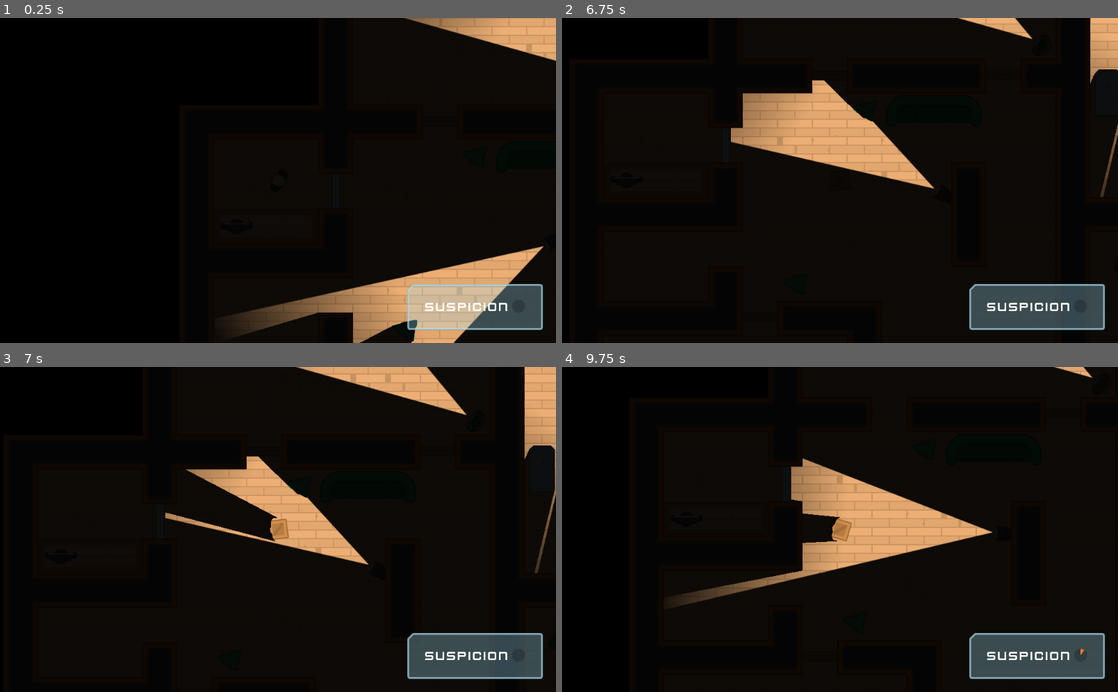
Above: before the commit, frames 1-4 (two rows, left to right).
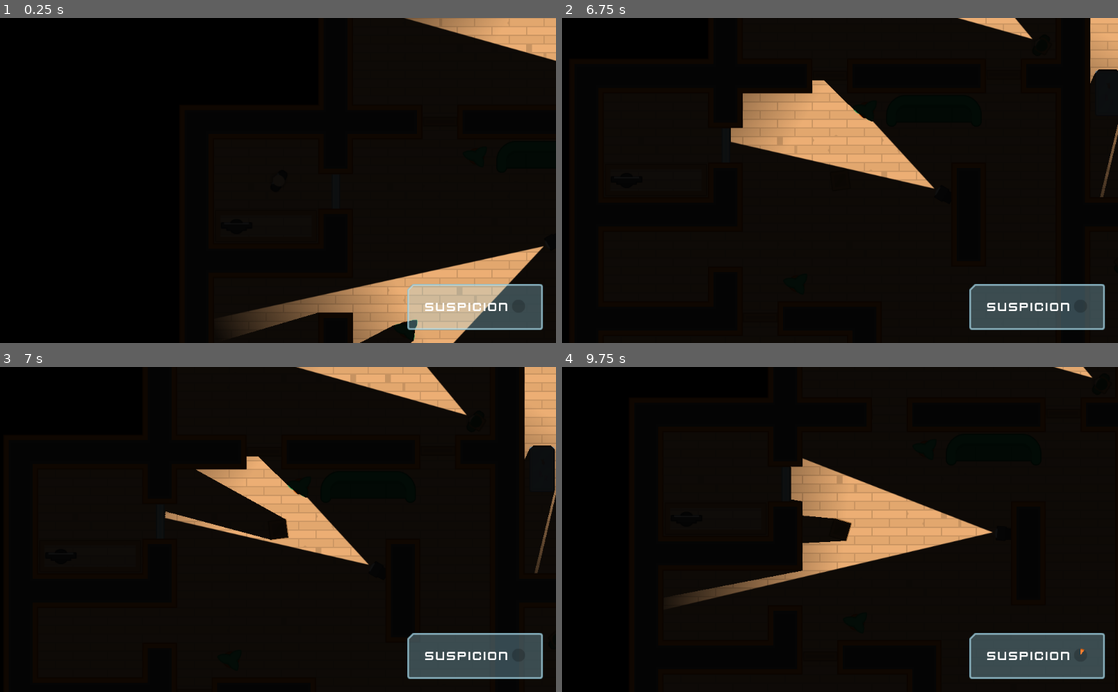
Above: after the commit, the same moments.

Repository: alexandrepeluchi/godot-udemy
Game: Godot game, scene res://Levels/Level1.tscn
Two runs of this game, one before a commit and one after it. Both use one fixed random seed, a clock stepped at 60 frames per second and the inputs below.
Inputs (mouse positions are in pixels of both pictures, inside the frame that each line leads up to):
- Up to frame 1 (0.25 s): no input
- Up to frame 2 (6.75 s): tap Enter at 0.5 s; move the mouse to (1001, 122) at 0.52 s; hold D (move_right) 0.53-1.28 s; tap E (toggle_disguise) every 1.5 s from 0.6 to 6.6 s; click (1001, 122) at 0.67 s; move the mouse to (851, 187) at 1.27 s; hold S (move_down) 1.28-2.03 s; tap Space (toggle_vision_mode) at 1.35, 2.85, 4.35, 5, 5.85 s; click (851, 187) at 1.42 s; move the mouse to (751, 190) at 2.02 s; hold D (move_right) 2.03-2.78 s; click (751, 190) at 2.17 s; move the mouse to (1056, 102) at 2.77 s; hold W (move_up) 2.78-3.53 s; click (1056, 102) at 2.92 s; move the mouse to (1006, 229) at 3.52 s; hold A (move_left) 3.53-5.03 s; move the mouse to (673, 131) at 4.27 s; move the mouse to (867, 180) at 5.02 s; hold S (move_down) 5.03-5.78 s; click (867, 180) at 5.17 s; move the mouse to (851, 323) at 5.77 s; hold D (move_right) 5.78-6.53 s; click (851, 323) at 5.92 s; move the mouse to (962, 164) at 6.52 s; hold W (move_up) from 6.53 s (still down)
- Up to frame 3 (7 s): keep holding W (move_up)
- Up to frame 4 (9.75 s): move the mouse to (728, 545) at 7.27 s; release W (move_up) at 7.28 s; hold D (move_right) 7.28-8.03 s; tap Space (toggle_vision_mode) at 7.35, 8.85 s; click (728, 545) at 7.42 s; move the mouse to (895, 458) at 8.02 s; hold S (move_down) 8.03-8.78 s; tap E (toggle_disguise) at 8.1, 9.6 s; move the mouse to (812, 594) at 8.77 s; hold A (move_left) 8.78-9.53 s; move the mouse to (1006, 578) at 9.52 s; hold W (move_up) from 9.53 s (still down); click (1006, 578) at 9.67 s

Frames 1-2 are identical in both runs. In frame 3, 0.5% of the frame differs, in the area x 29-52%, y 31-54%; in frame 4, 0.2%.
Error in both runs: Invalid get index '0' (on base: 'Array'). (res://Characters/NPCs/Guard.gd:26)

Commit message:
Carregamento do 'light occluder' do jogador ou da caixa se o mesmo estiver disfarçado

Diff:
--- a/Heist Meisters/Characters/Player.gd
+++ b/Heist Meisters/Characters/Player.gd
@@ -3,7 +3,9 @@
 var motion := Vector2()
 
 const PLAYER_SPRITE = "res://GFX/PNG/Hitman 1/hitman1_stand.png"
+const PLAYER_OCCLUDER = "res://Characters/HumanOccluder.tres"
 const BOX_SPRITE = "res://GFX/PNG/Tiles/tile_130.png"
+const BOX_OCCLUDER = "res://Characters/BoxOccluder.tres"
 
 var disguised: bool = false
 
@@ -41,10 +43,12 @@
 
 func reveal():
 	$Sprite.texture = load(PLAYER_SPRITE)
+	$LightOccluder2D.occluder = load(PLAYER_OCCLUDER)
 	disguised = false
 	collision_layer = 1
 
 func disguise():
 	$Sprite.texture = load(BOX_SPRITE)
+	$LightOccluder2D.occluder = load(BOX_OCCLUDER)
 	disguised = true
 	collision_layer = 16
--- a/Heist Meisters/Characters/TemplateCharacter.tscn
+++ b/Heist Meisters/Characters/TemplateCharacter.tscn
@@ -1,14 +1,11 @@
 [gd_scene load_steps=5 format=2]
 
-[ext_resource path="res://GFX/PNG/Man Red/manRed_stand.png" type="Texture" id=1]
+[ext_resource path="res://GFX/PNG/Hitman 1/hitman1_stand.png" type="Texture" id=1]
 [ext_resource path="res://Characters/TemplateCharacter.gd" type="Script" id=2]
+[ext_resource path="res://Characters/HumanOccluder.tres" type="OccluderPolygon2D" id=3]
 
 [sub_resource type="CapsuleShape2D" id=1]
 height = 25.0534
-
-[sub_resource type="OccluderPolygon2D" id=2]
-cull_mode = 1
-polygon = PoolVector2Array( -6.2881, -21.6691, 2.42081, -21.5755, 5.23013, -18.5788, 7.29031, -14.3649, 7.85217, -7.62247, 11.4107, -2.19111, 12.0662, -0.224579, 11.5043, 1.46102, 8.32039, 8.2034, 6.82208, 14.4776, 5.69836, 18.317, 2.60809, 21.5009, -6.84997, 21.5945, -9.65929, 18.4106, -11.2512, 14.3839, -11.7195, 7.45424, -14.3415, 2.58475, -14.4352, -3.03391, -12.0004, -6.96696, -11.7195, -13.2411, -10.5021, -17.0805 )
 
 [node name="TemplateCharacter" type="KinematicBody2D"]
 script = ExtResource( 2 )
@@ -25,4 +22,4 @@
 shape = SubResource( 1 )
 
 [node name="LightOccluder2D" type="LightOccluder2D" parent="."]
-occluder = SubResource( 2 )
+occluder = ExtResource( 3 )
